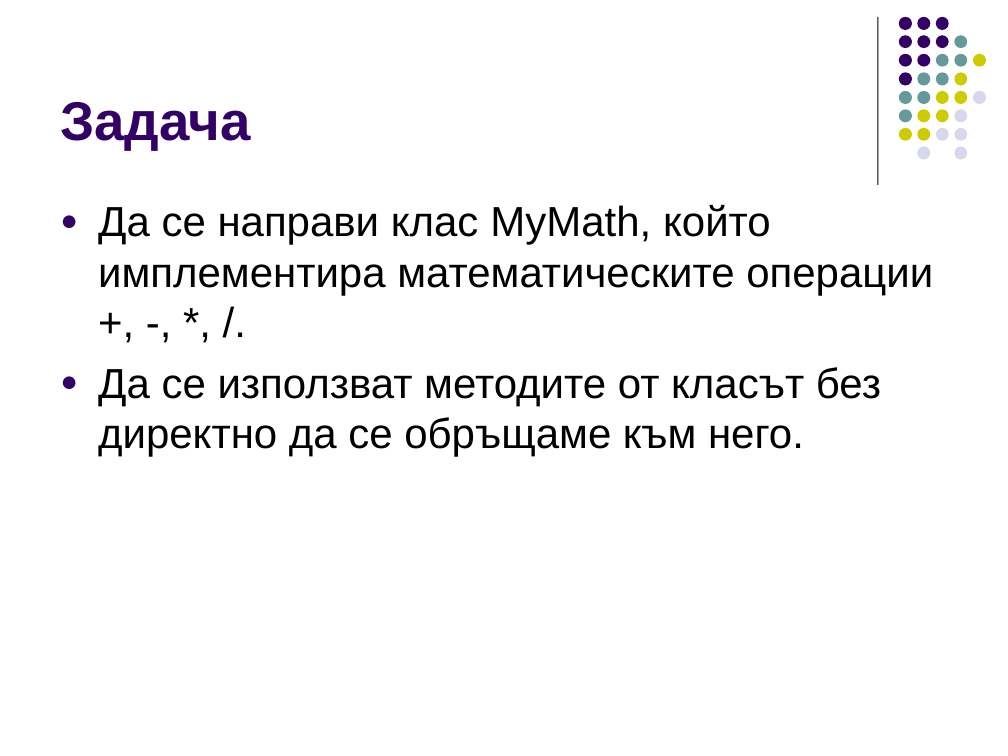
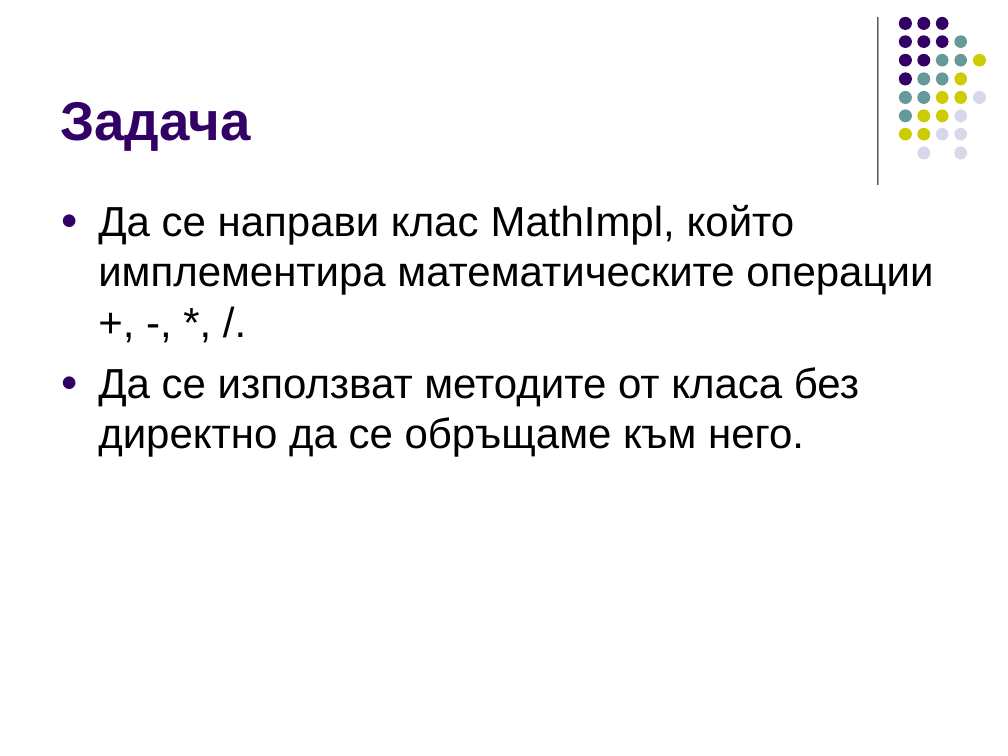
Before and after one commit to ivorusev/startup-factory-java-course, a slide deck: slide 17 of slides/7-Design-Patterns.ppt (slide 16 before the commit). Drawn at 1008x756 pixels with LibreOffice and Linux fonts; fonts in the diff are those of the drawing. Boxes give left, top, right and bottom in pixels: in the first picture for what was removed or moved away, otherwise in the second. Text is boxed around its words. In the diff, an @@ line names an element or a change of style, - is before the commit and + after.

```diff
--- a/slides/7-Design-Patterns.ppt
+++ b/slides/7-Design-Patterns.ppt
@@ text at <box>98,205,933,457</box>: text changed @@
-● Да се направи клас MyMath, който имплементира математическите операции +, -, *, /.
-● Да се използват методите от класът без директно да се обръщаме към него.
+● Да се направи клас MathImpl, който имплементира математическите операции +, -, *, /.
+● Да се използват методите от класа без директно да се обръщаме към него.
```
Also in this commit, not shown: 3 other slides changed, 5 slides added, 2 slides removed, 1 other file.
